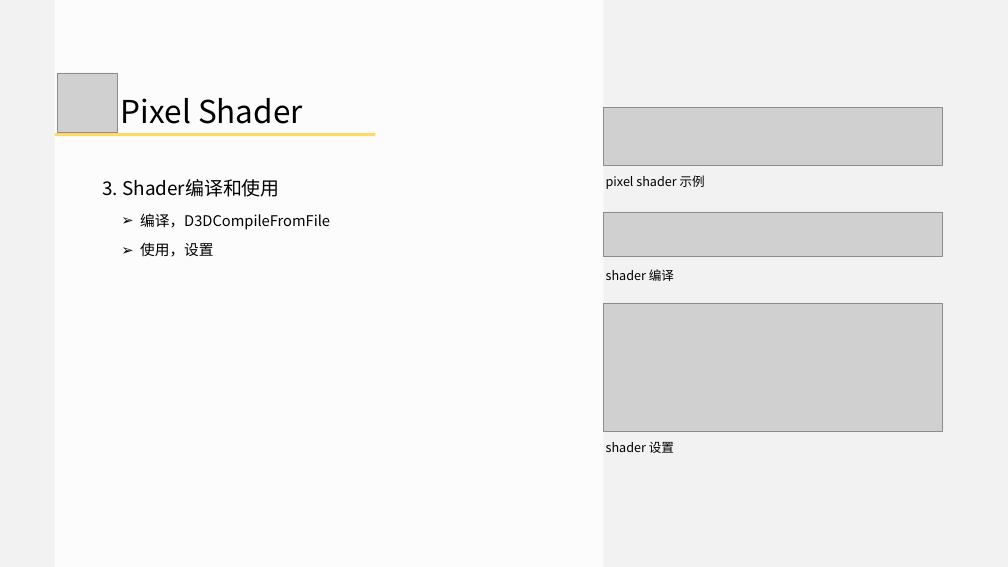
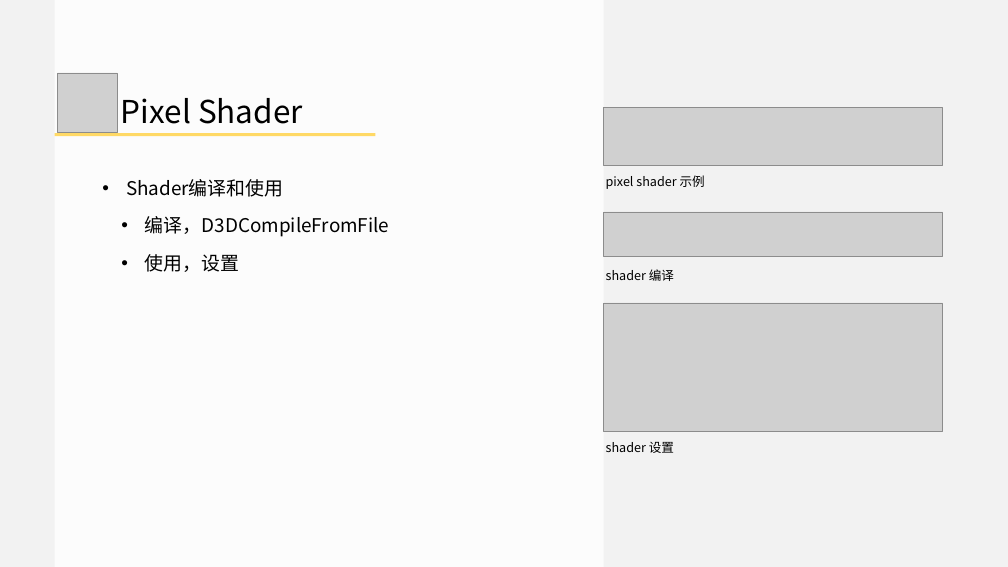
Before and after one commit to doomlover/KSGameEngineTutorials, a slide deck: slide 25 of PPTs/03.深入DX12绘制一.pptx (slide 24 before the commit). Drawn at 1008x567 pixels with LibreOffice and Linux fonts; fonts in the diff are those of the drawing; grey boxes stand for pictures. Boxes give left, top, right and bottom in pixels: in the first picture for what was removed or moved away, otherwise in the second. Text is boxed around its words. In the diff, an @@ line names an element or a change of style, - is before the commit and + after.

```diff
--- a/PPTs/03.深入DX12绘制一.pptx
+++ b/PPTs/03.深入DX12绘制一.pptx
@@ text at (x1=126, y1=179, x2=283, y2=197): text changed @@
-3. Shader编译和使用
+• Shader编译和使用
@@ text at (x1=145, y1=216, x2=389, y2=272): size 28 to 36 pt in "编译，D3DCompileFromFile", "使用，设置"; bullet ➢ to • @@
```
Also in this commit, not shown: 28 other slides changed, 1 slide added.
